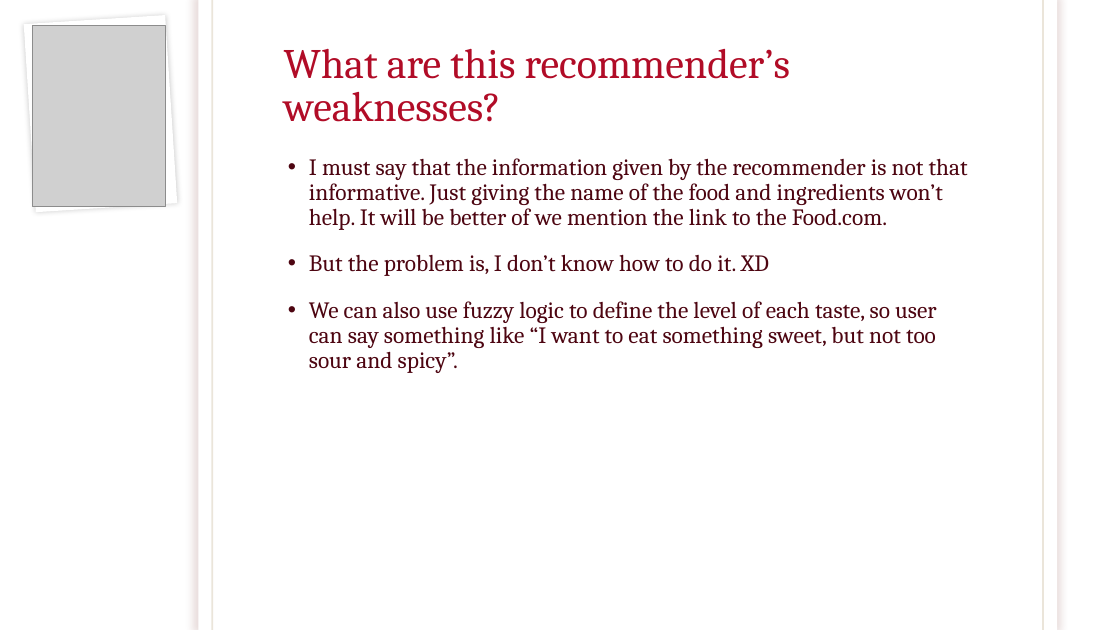
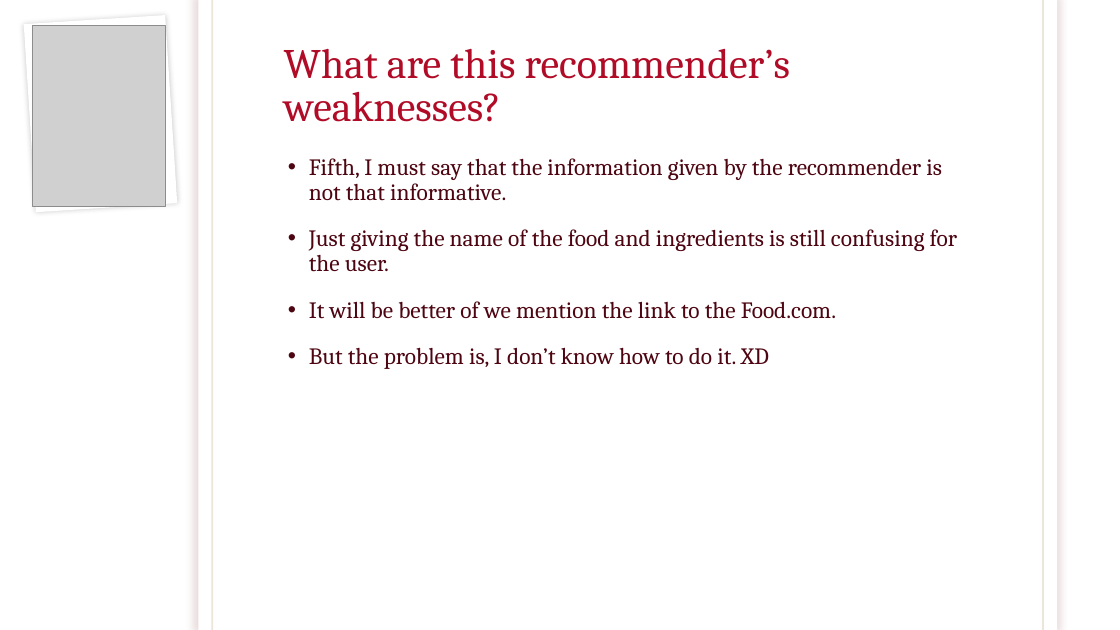
Before and after one commit to Rangga1708/Food-Recommender, a slide deck: slide 45 of Food Recommender Based on Taste.pptx (slide 41 before the commit). Drawn at 1120x630 pixels with LibreOffice and Linux fonts; fonts in the diff are those of the drawing; grey boxes stand for pictures; background and template pictures are left out. Boxes give left, top, right and bottom in pixels: in the first picture for what was removed or moved away, otherwise in the second. Text is boxed around its words. In the diff, an @@ line names an element or a change of style, - is before the commit and + after.

```diff
--- a/Food Recommender Based on Taste.pptx
+++ b/Food Recommender Based on Taste.pptx
@@ text at (309, 158, 958, 319): text changed @@
-• I must say that the information given by the recommender is not that informative. Just giving the name of the food and ingredients won’t help. It will be better of we mention the link to the Food.com.
+• Fifth, I must say that the information given by the recommender is not that informative.
+• Just giving the name of the food and ingredients is still confusing for the user.
+• It will be better of we mention the link to the Food.com.
@@ text at (309, 301, 936, 373): paragraph removed @@
-• We can also use fuzzy logic to define the level of each taste, so user can say something like “I want to eat something sweet, but not too sour and spicy”.
```
Also in this commit, not shown: 17 other slides changed, 6 slides added, 1 slide removed.
